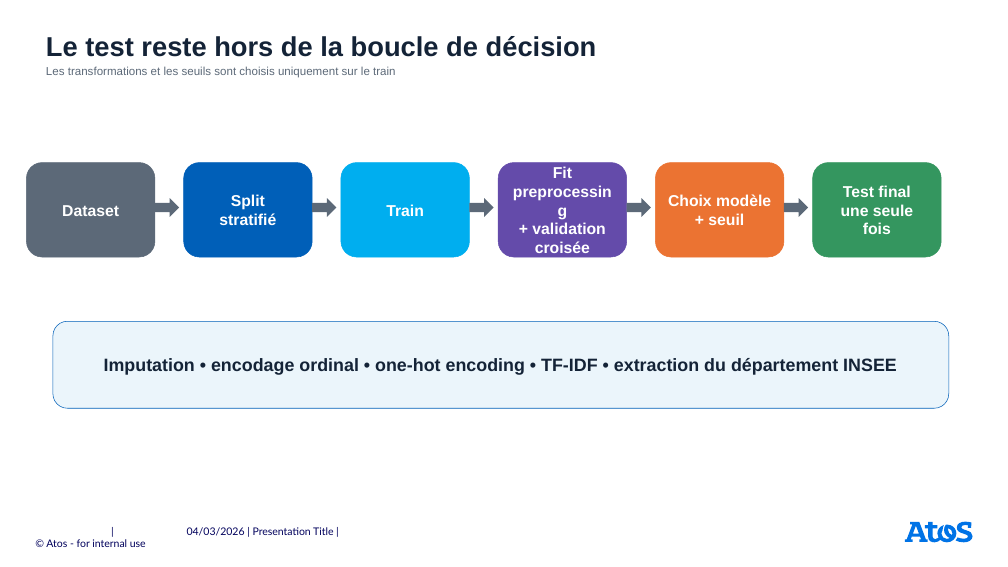
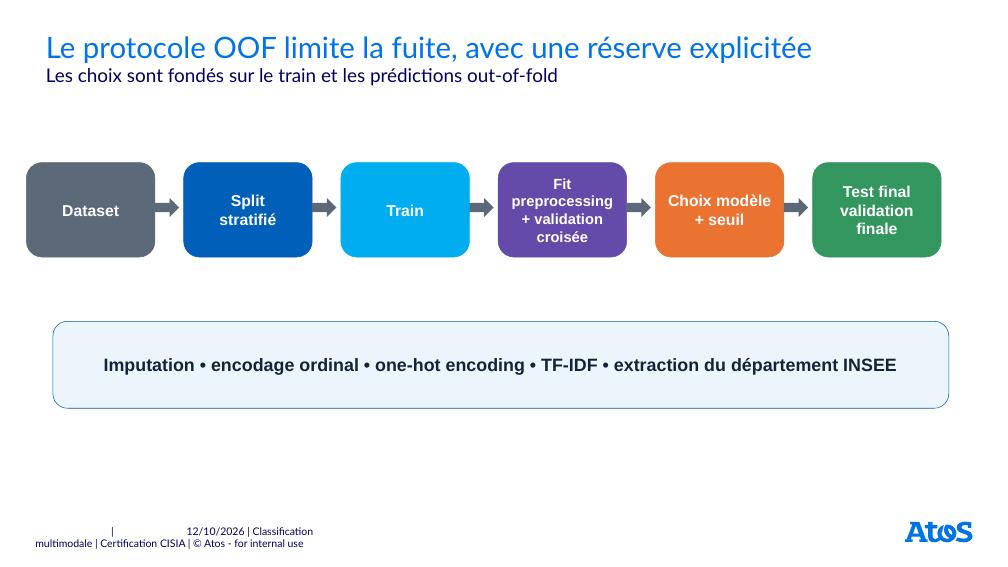
Before and after one commit to userZku/multimodal-classification, a slide deck: slide 5 of reports/soutenance/presentation-certification-atos.pptx. Drawn at 1008x567 pixels with LibreOffice and Linux fonts; fonts in the diff are those of the drawing. Boxes give left, top, right and bottom in pixels: in the first picture for what was removed or moved away, otherwise in the second. Text is boxed around its words. In the diff, an @@ line names an element or a change of style, - is before the commit and + after.

```diff
--- a/reports/soutenance/presentation-certification-atos.pptx
+++ b/reports/soutenance/presentation-certification-atos.pptx
@@ title at <box>46,36,812,63</box>: text changed; size 26 to 28 pt; font Arial to Lato; text colour #142337 to #0073E6; bold off @@
-Le test reste hors de la boucle de décision
+Le protocole OOF limite la fuite, avec une réserve explicitée
@@ text at <box>46,68,558,86</box>: text changed; size 11 to 18 pt; font Arial to Lato; text colour #5C6978 to #00005C @@
-Les transformations et les seuils sont choisis uniquement sur le train
+Les choix sont fondés sur le train et les prédictions out-of-fold
@@ rounded rectangle "Fit preprocessing + validation croisée" at <box>498,163,627,257</box>: size 15 to 14 pt @@
@@ text in rounded rectangle at <box>840,185,913,234</box>: text changed @@
-Test final
-une seule fois
+Test final
+validation finale
@@ text at <box>35,527,314,547</box>: text changed @@
-| 04/03/2026 | Presentation Title | © Atos - for internal use
+| 12/10/2026 | Classification multimodale | Certification CISIA | © Atos - for internal use
```
Also in this commit, not shown: 17 other slides changed, 4 slides added, 3 slides removed, 4 other files.
